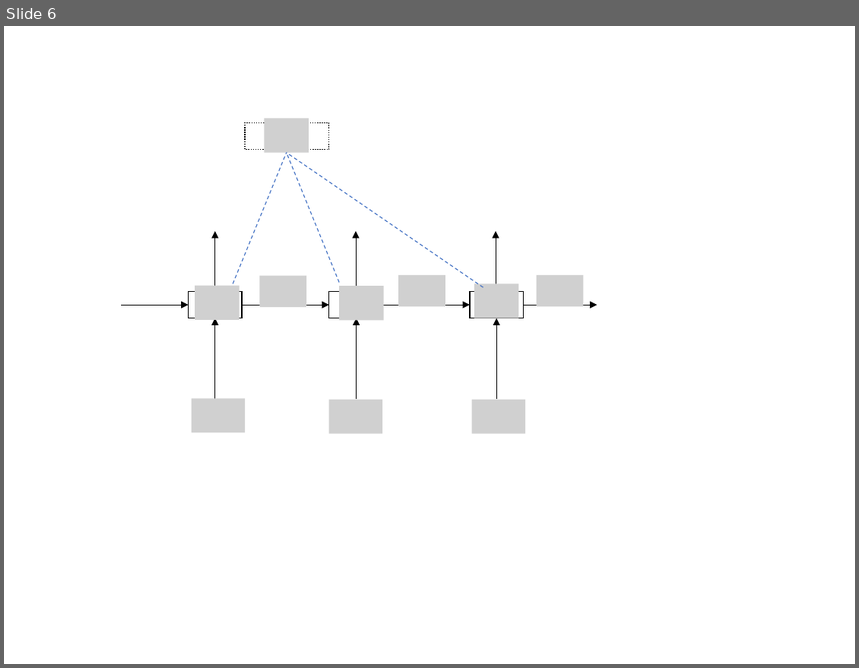
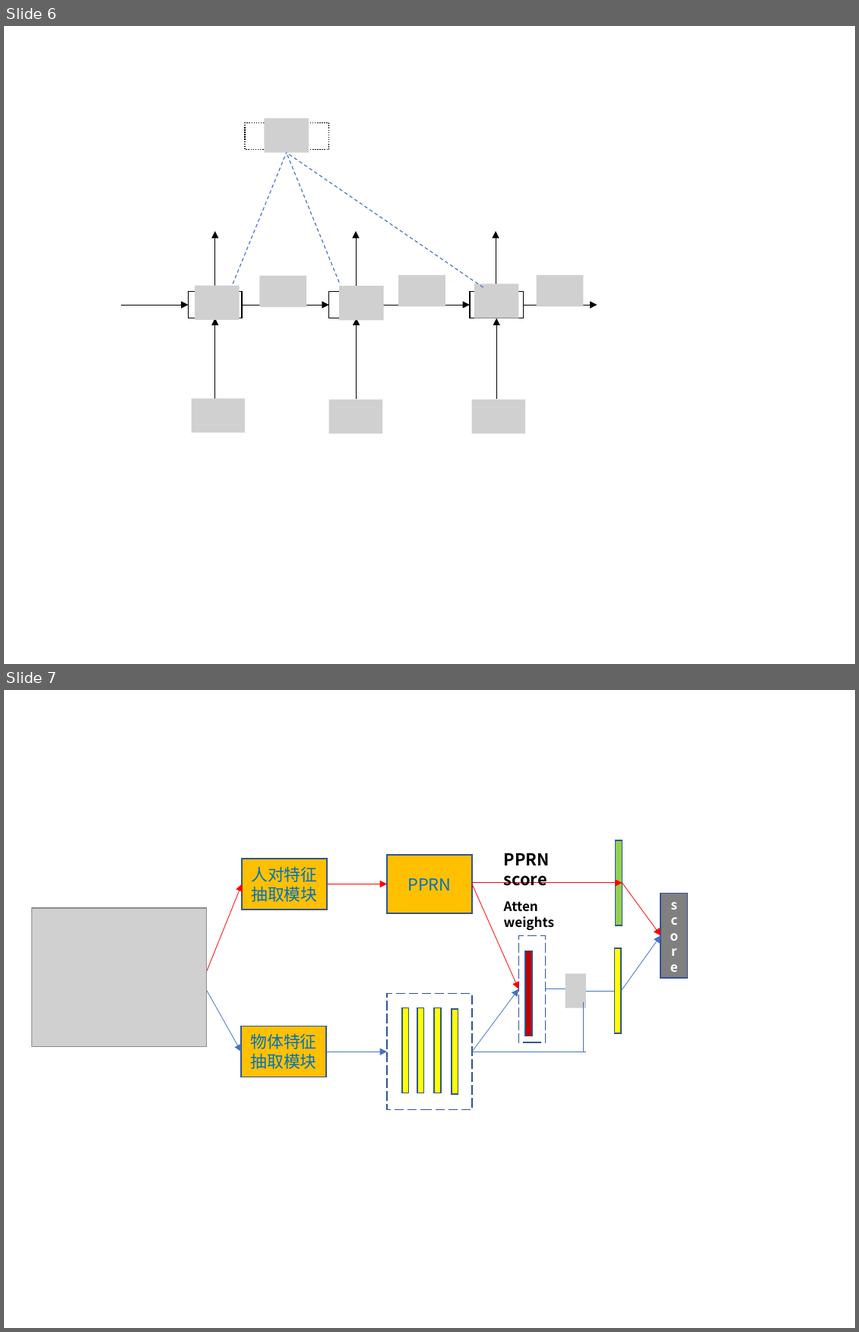
Before and after one commit to lileilai/GraduatePaper, a slide deck: LatexThesis4SYSU-master/新建 PPT 演示文稿.pptx. Shown one above the other, each under a label of ours: slide 6 before the commit, slides 6 and 7 after it. The pictures are 859x668 and 859x1332 pixels, drawn with LibreOffice and Linux fonts; fonts in the diff are those of the drawing; grey boxes stand for pictures. Boxes give left, top, right and bottom in pixels: in the first picture for what was removed or moved away, otherwise in the second. Text is boxed around its words. In the diff, an @@ line names an element or a change of style, - is before the commit and + after.

```diff
--- a/LatexThesis4SYSU-master/新建 PPT 演示文稿.pptx
+++ b/LatexThesis4SYSU-master/新建 PPT 演示文稿.pptx
@@ slide 7 added at <box>4,690,855,1328</box>, background #FFFFFF @@
@@ rectangle added at <box>616,840,623,926</box>, fill #92D050, outline #325491 1 pt @@
@@ rectangle added at <box>243,859,328,910</box>, fill #FFC000, outline #325491 1 pt, 14 pt, text #0070C0 @@
+人对特征抽取模块
@@ rectangle added at <box>387,855,472,914</box>, fill #FFC000, outline #325491 1 pt, 14 pt, text #0070C0 @@
+PPRN
@@ arrow added from (202, 983) to (243, 884), #FF0000 0.5 pt @@
@@ arrow added from (328, 884) to (387, 884), #FF0000 0.5 pt @@
@@ text added at <box>408,878,451,891</box>, 14 pt, text #000000, bold @@
+PPRN score
@@ arrow added from (472, 884) to (519, 989), #FF0000 0.5 pt @@
@@ arrow added from (473, 883) to (622, 883), #FF0000 0.5 pt @@
@@ arrow added from (622, 883) to (661, 936), #FF0000 0.5 pt @@
@@ rectangle added at <box>661,894,687,979</box>, fill #808080, outline #325491 1 pt, 11 pt, text #FFFFFF, bold @@
+score
@@ picture added at <box>32,908,207,1046</box> @@
@@ text added at <box>504,901,555,930</box>, 11 pt, text #000000, bold @@
+Atten weights
@@ rectangle added at <box>519,936,545,1043</box>, outline #325491 1 pt dashed, 14 pt, text #FFFFFF @@
+PPRN
@@ arrow added from (621, 991) to (661, 936), #4472C4 0.5 pt @@
@@ rectangle added at <box>526,951,533,1037</box>, fill #C00000, outline #325491 1 pt @@
@@ rectangle added at <box>614,948,621,1034</box>, fill #FFFF00, outline #325491 1 pt @@
@@ arrow added from (202, 983) to (241, 1052), #4472C4 0.5 pt @@
@@ picture added at <box>565,973,585,1008</box> @@
@@ rectangle added at <box>387,994,472,1110</box>, outline #325491 1 pt dashed, 14 pt, text #FFFFFF @@
+PPRN
@@ rectangle added at <box>402,1008,409,1094</box>, fill #FFFF00, outline #325491 1 pt @@
@@ rectangle added at <box>417,1008,424,1094</box>, fill #FFFF00, outline #325491 1 pt @@
@@ rectangle added at <box>434,1008,441,1094</box>, fill #FFFF00, outline #325491 1 pt @@
@@ arrow added from (472, 1052) to (519, 989), #4472C4 0.5 pt @@
@@ line added from (545, 989) to (577, 989), #4472C4 0.5 pt @@
@@ line added from (584, 1052) to (584, 1002), #4472C4 0.5 pt @@
@@ line added from (586, 991) to (614, 991), #4472C4 0.5 pt @@
@@ rectangle added at <box>241,1026,326,1078</box>, fill #FFC000, outline #325491 1 pt, 14 pt, text #0070C0 @@
+物体特征抽取模块
@@ rectangle added at <box>452,1009,458,1094</box>, fill #FFFF00, outline #325491 1 pt @@
@@ arrow added from (326, 1052) to (387, 1052), #4472C4 0.5 pt @@
@@ line added from (472, 1052) to (586, 1052), #4472C4 0.5 pt @@
```
Also in this commit, not shown: 1 slide removed, 11 other files.
